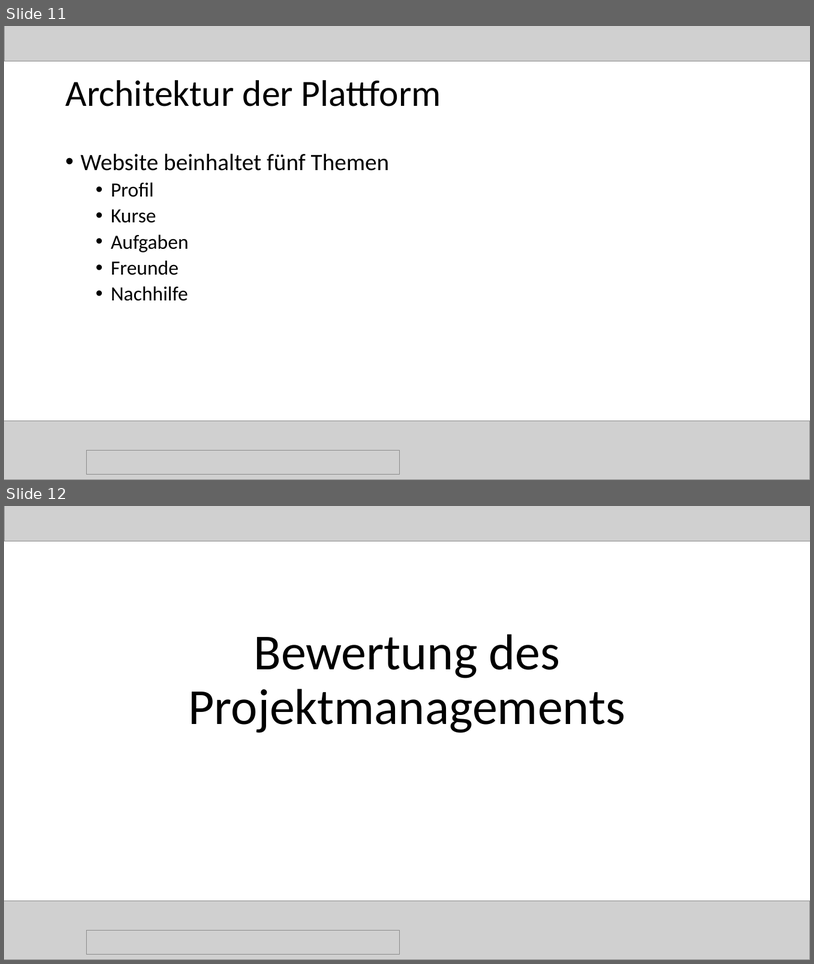
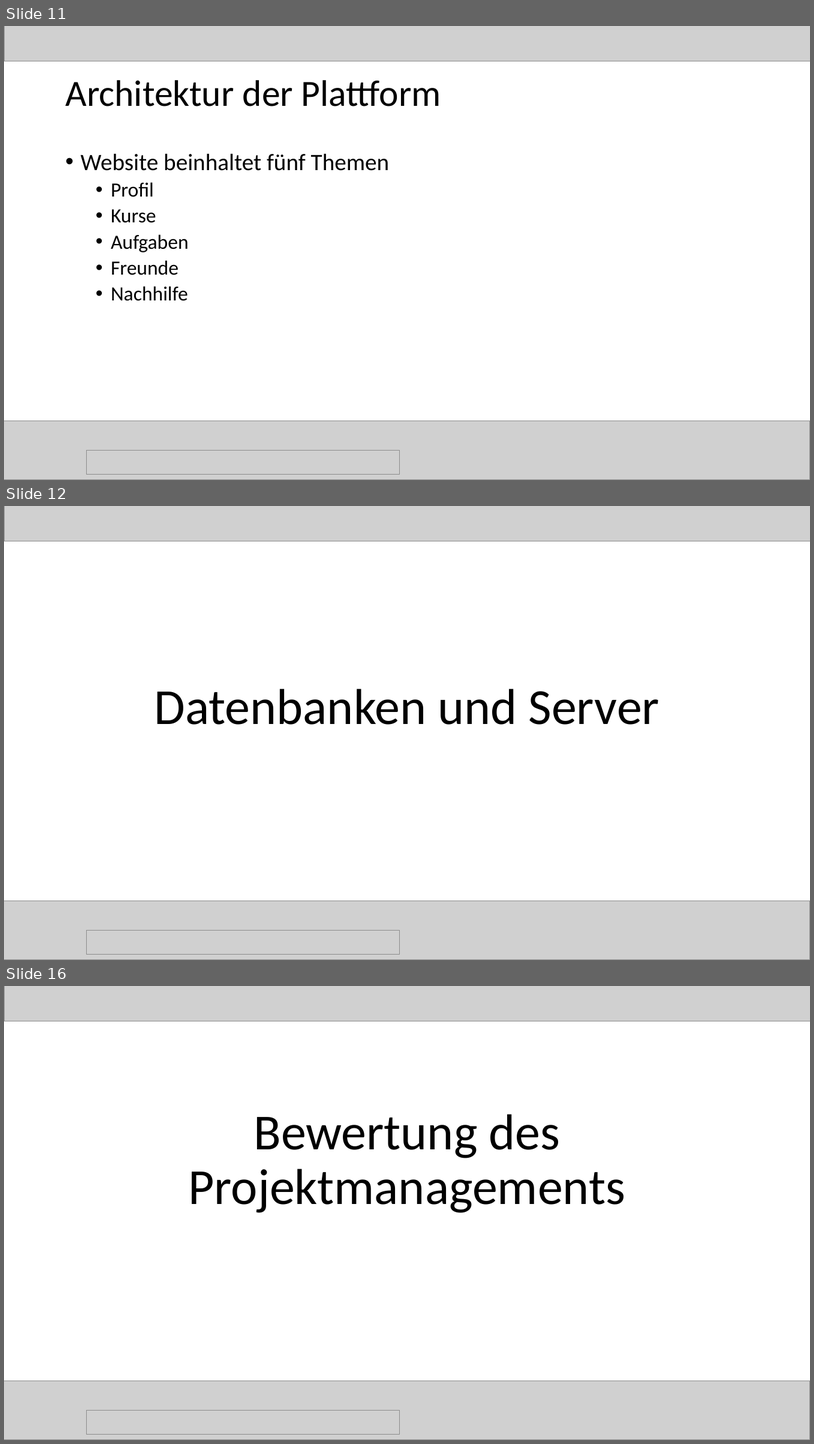
Before and after one commit to magharmi/StudentenFuerStudenten, a slide deck: Power Point/final.pptx. Shown one above the other, each under a label of ours: slides 11 and 12 before the commit, slides 11, 12 and 16 after it; the slides between them are not shown. The pictures are 814x964 and 814x1444 pixels, drawn with LibreOffice and Linux fonts; fonts in the diff are those of the drawing; grey boxes stand for pictures. Boxes give left, top, right and bottom in pixels: in the first picture for what was removed or moved away, otherwise in the second. Text is boxed around its words. In the diff, an @@ line names an element or a change of style, - is before the commit and + after.

```diff
--- a/Power Point/final.pptx
+++ b/Power Point/final.pptx
@@ slide 12 added at box(4, 506, 810, 960), background #FFFFFF @@
@@ picture added at box(4, 506, 810, 541) @@
@@ title added at box(154, 688, 660, 724), 60 pt, text #000000 @@
+Datenbanken und Server
@@ picture added at box(4, 900, 810, 960) @@
@@ picture added at box(86, 930, 399, 954) @@
@@ what was slide 12 is now slide 16 @@
```
Also in this commit, not shown: 1 slide changed, 5 other slides added, 1 slide removed, 3 other files.
